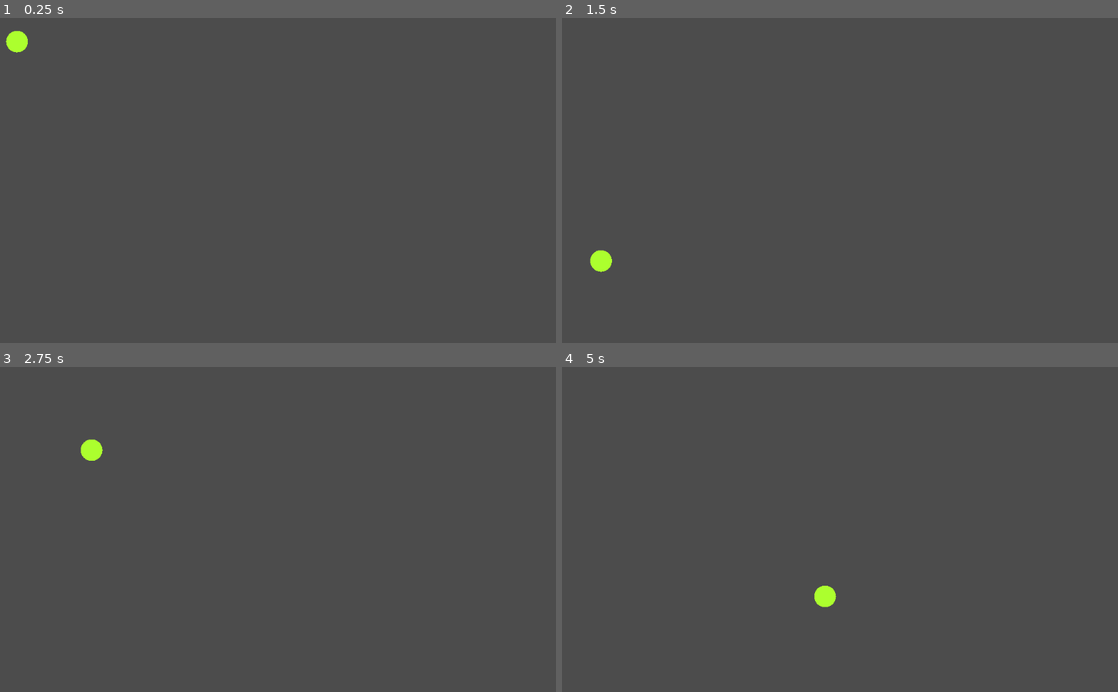
Above: before the commit, frames 1-4 (two rows, left to right).
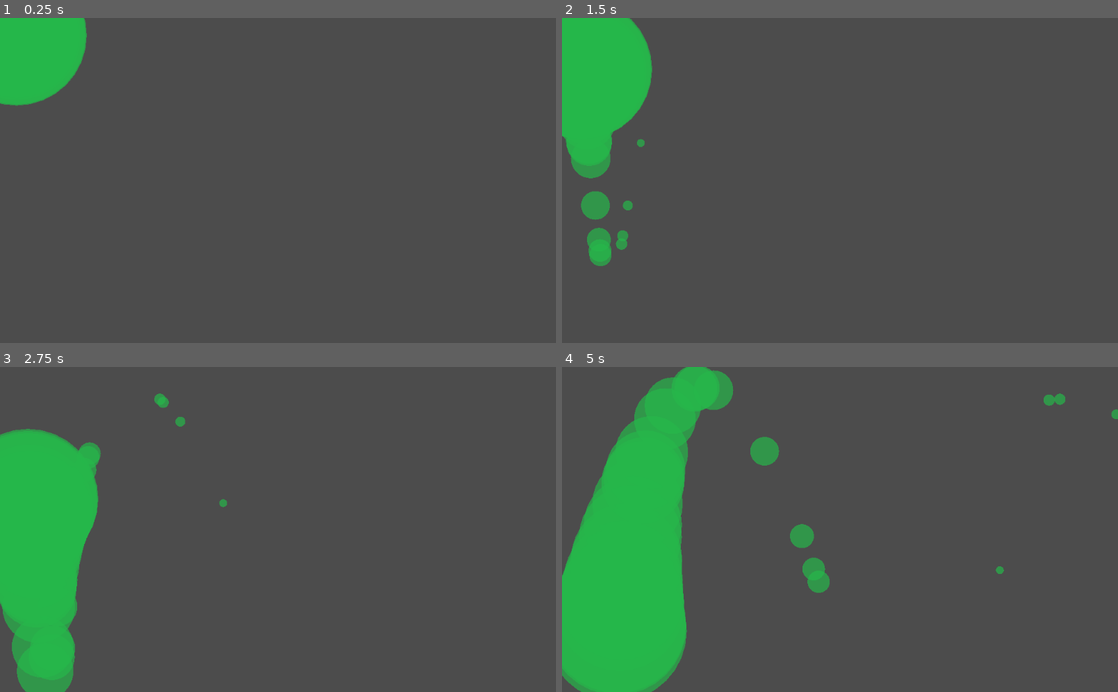
Above: after the commit, the same moments.

Repository: charliecharlieO-o/boing-godot
Game: Godot game, scene res://BouncingScene.tscn
The game is run twice, just before and just after one commit, with the same random seed, the same clock (stepped at 60 frames per second) and the same inputs. The project has no main scene, so this scene is started directly.
Inputs (mouse positions are in pixels of both pictures, inside the frame that each line leads up to):
- Up to frame 1 (0.25 s): no input
- Up to frame 2 (1.5 s): move the mouse to (962, 164) at 0.52 s; move the mouse to (728, 196) at 1.27 s
- Up to frame 3 (2.75 s): move the mouse to (333, 458) at 2.02 s
- Up to frame 4 (5 s): move the mouse to (812, 594) at 2.77 s; move the mouse to (1006, 578) at 3.52 s; move the mouse to (673, 480) at 4.27 s

The runs differ from the first frame. In frame 1, 3.6% of the frame differs, in the area x 0-16%, y 0-27%; in frame 2, 7.1%; in frame 3, 12%; in frame 4, 19%, in the area x 0-100%, y 0-100%.

Commit message:
using mass and acceleration

Diff:
--- a/BallWithMass.gd
+++ b/BallWithMass.gd
@@ -1,5 +1,6 @@
 extends Node2D
 
+const ball_color = Color(0.148804, 0.71875, 0.29129, 0.694118)
 onready var window = Vector2(
 	get_viewport().size.x,
 	get_viewport().size.y
@@ -11,8 +12,6 @@
 var mass: float
 
 func _ready():
-	mass = 1
-	location = Vector2(30, 30)
 	velocity = Vector2(0, 0)
 	acceleration = Vector2(0, 0)
 
@@ -42,10 +41,11 @@
 	_applyForce(Vector2(0, 0.1))
 	_updateForces()
 	_checkEdges()
-	draw_circle(location, 20.0, Color.greenyellow)
+	draw_circle(location, 20.0 * self.mass, ball_color)
 
 func _process(delta):
 	update()
 
-func _init(mass: int, x_pos: int, y_pos: int):
-	pass
+func _init(mass: float, x_pos: int, y_pos: int):
+	self.mass = mass
+	self.location = Vector2(x_pos, y_pos)
--- a/Sandbox.gd
+++ b/Sandbox.gd
@@ -3,5 +3,9 @@
 const Ball = preload("res://BallWithMass.gd")
 
 func _ready():
-	var ball = Ball.new(1, 2, 3)
-	add_child(ball)
+	for i in range(30):
+		add_child(Ball.new(
+			rand_range(0.1, 6.5),
+			30,
+			30
+		))
--- a/project.godot
+++ b/project.godot
@@ -10,7 +10,6 @@
 
 _global_script_classes=[  ]
 _global_script_class_icons={
-
 }
 
 [application]
Not shown, changed: README.md
Not shown, added: boing_v3gif
